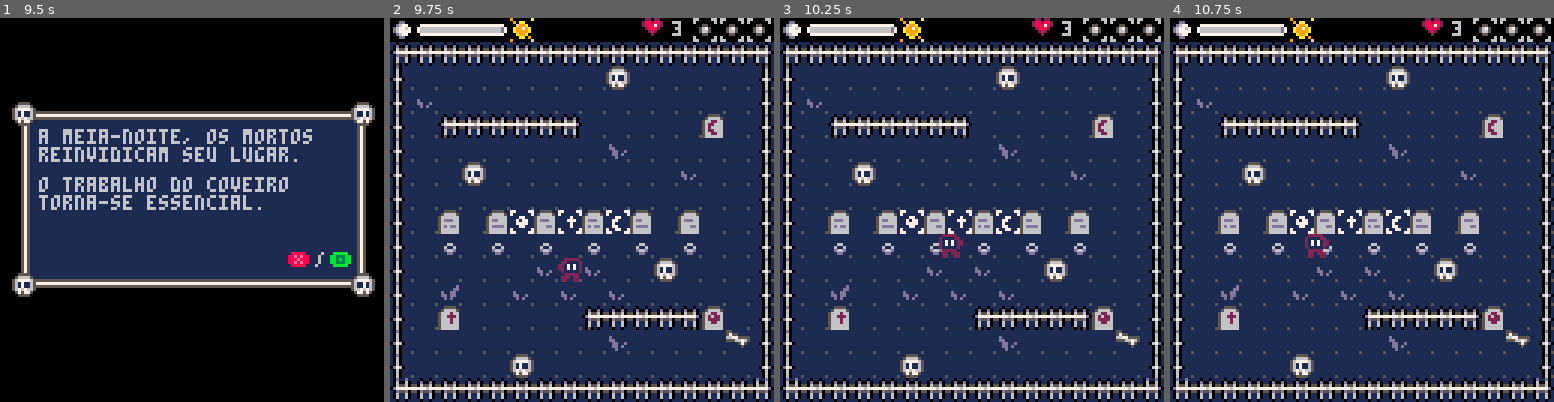
Above: before the commit, frames 1-4 (left to right).
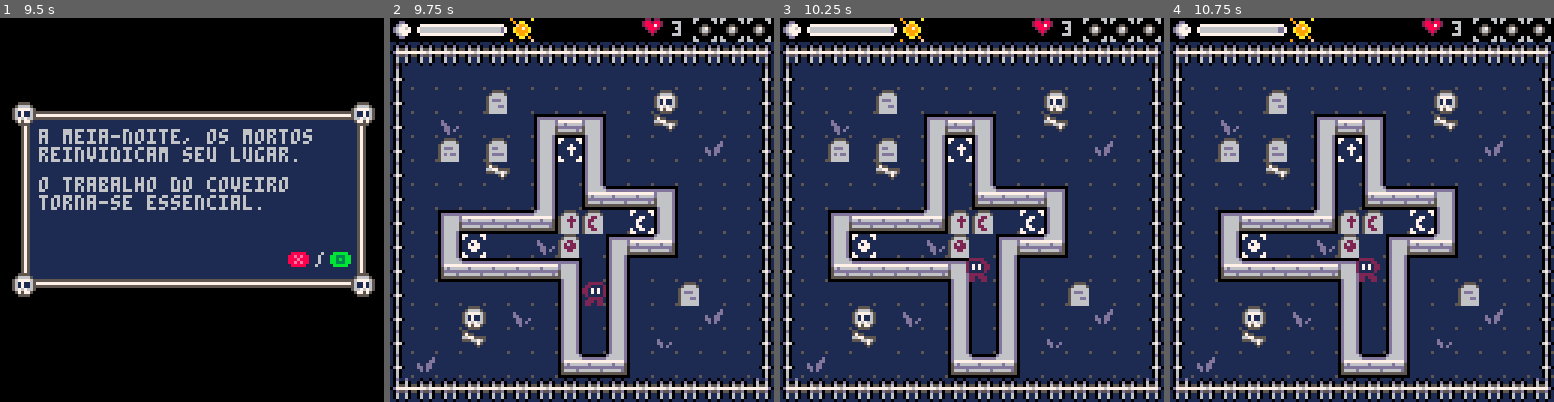
Above: after the commit, the same moments.

Repository: jeffersonrpn/turno-da-meia-noite
Game: PICO-8 cartridge midnightshift.p8
Same seed, same stepped clock (60 frames per second), same inputs: the game is played once before the commit and once after it.
Inputs:
- Up to frame 1 (9.5 s): tap X (X key) at 0.33, 1.07, 1.85, 2.97, 4.08, 5.2, 6.32, 7.43, 8.55 s; tap O (Z key) at 0.7, 1.7, 2.1, 2.5, 2.9, 3.3, 3.7, 4.1, 4.5, 4.9, 5.3, 5.7, 6.1, 6.5, 6.9, 7.3, 7.7, 8.1, 8.5, 8.9, 9.3 s; hold Right 1.6-2.1 s; hold Up 2.15-2.42 s; hold Right 2.47-3.03 s; hold Left 3.08-3.58 s; hold Down 3.63-3.97 s; hold Right 4.02-4.68 s; hold Up 4.73-5.03 s; hold Left 5.08-5.68 s; hold Down 5.73-6.03 s; hold Right 6.08-6.58 s; hold Right 6.63-7.13 s; hold Up 7.18-7.45 s; hold Right 7.5-8.07 s; hold Left 8.12-8.62 s; hold Down 8.67-9 s; hold Right from 9.05 s (still down)
- Up to frame 2 (9.75 s): tap X (X key) at 9.67 s; tap O (Z key) at 9.7 s; release Right at 9.72 s
- Up to frame 3 (10.25 s): hold Up 9.77-10.07 s; tap O (Z key) at 10.1 s; hold Left from 10.12 s (still down)
- Up to frame 4 (10.75 s): tap O (Z key) at 10.5 s; release Left at 10.72 s

Frame 1 is identical in both runs. In frame 2, 24% of the frame differs, in the area x 7-94%, y 12-94%; in frame 3, 24%; in frame 4, 24%, in the area x 7-94%, y 2-94%.

Commit message:
Ajusta spawn de fantasmas

Diff:
--- a/midnightshift.p8
+++ b/midnightshift.p8
@@ -46,7 +46,7 @@
   p_sox = 0
   p_soy = 0
   p_flip = false
-	 p_frozen = false
+	p_frozen = false
 
   p_mov = nil
 
@@ -56,8 +56,8 @@
   tombs = {}
   ghosts = {}
   ghost_spawn_timer = 0
-	 ghost_spawn_interval = 240
-	 freeze_timer = 0
+	ghost_spawn_interval = 240
+	freeze_timer = 0
 
   -- tempo
   level_time = levels[current_level].time * 60 -- converte segundos em frames
@@ -72,8 +72,9 @@
     map_y = 0,
     p_x = 8,
     p_y = 11,
-    time = 30,
-    ghosts = 8,
+    time = 10,
+    ghosts = 3,
+    ghosts_int = 160,
     tombs = {
       {7,9,18, 5},
       {7,8,19, 6},
@@ -85,8 +86,9 @@
     map_y = 0,
     p_x = 8,
     p_y = 12,
-    time = 30,
-    ghosts = 10,
+    time = 20,
+    ghosts = 6,
+    ghosts_int = 160,
     tombs = {
       {7,10,18, 5},
       {10,13,19, 6},
@@ -99,7 +101,8 @@
     p_x = 8,
     p_y = 7,
     time = 30,
-    ghosts = 12,
+    ghosts = 6,
+    ghosts_int = 160,
     tombs = {
       {10,12,18, 5},
       {2,7,19, 6},
@@ -112,7 +115,8 @@
     p_x = 8,
     p_y = 2,
     time = 30,
-    ghosts = 12,
+    ghosts = 3,
+    ghosts_int = 80,
     tombs = {
       {10,9,18, 5},
       {3,7,19, 6},
@@ -125,7 +129,8 @@
     p_x = 7,
     p_y = 10,
     time = 30,
-    ghosts = 12,
+    ghosts = 6,
+    ghosts_int = 80,
     tombs = {
       {13,12,18, 5},
       {2,12,19, 6},
@@ -205,9 +210,10 @@
 
 function update_ghosts()
   ghost_spawn_timer += 1
-  if ghost_spawn_timer > ghost_spawn_interval then
+  local int = levels[current_level].ghosts_int
+  if ghost_spawn_timer > int then
     ghost_spawn_timer = 0
-    spawn_ghost()
+    spawn_ghosts_batch()
   end
 
   for g in all(ghosts) do
@@ -342,6 +348,41 @@
   end
   return nil
 end
+
+function spawn_ghosts_batch()
+  -- numero simultaneo permitido pela fase
+  local maxg = levels[current_level].ghosts
+  -- quantidade aleatoria de fantasmas
+  local n = flr(rnd(maxg)) + 1
+  -- todos os possiveis pontos de spawn
+  local points = {}
+  -- fantasmas surgem nas margens
+  -- limites Y 3..14 e X 3..14
+  for i=3,14 do
+    add(points, {x=-8, y=i*8, dx=1, dy=0})
+    add(points, {x=128, y=i*8, dx=-1, dy=0})
+    add(points, {x=i*8, y=-8, dx=0, dy=1})
+    add(points, {x=i*8, y=128, dx=0, dy=-1})
+  end
+  -- embaralhar a lista para picks aleatorios
+  -- (Fisher-Yates simplificado)
+  for i=#points,2,-1 do
+    local j = flr(rnd(i)) + 1
+    points[i], points[j] = points[j], points[i]
+  end
+
+  -- spawnar fantasmas sem repetir posicoes
+  for i=1,min(n, #points) do
+    local p = points[i]
+    add(ghosts, {
+      x = p.x,
+      y = p.y,
+      dx = p.dx,
+      dy = p.dy
+    })
+  end
+end
+
 
 function tile_at(x, y)
   local lvl = levels[current_level]
@@ -739,7 +780,7 @@
 function reset_run()
   p_lives = 3
   total_time = 0
-  current_level = 5
+  current_level = 1
  	final_level = #levels
 end
 
